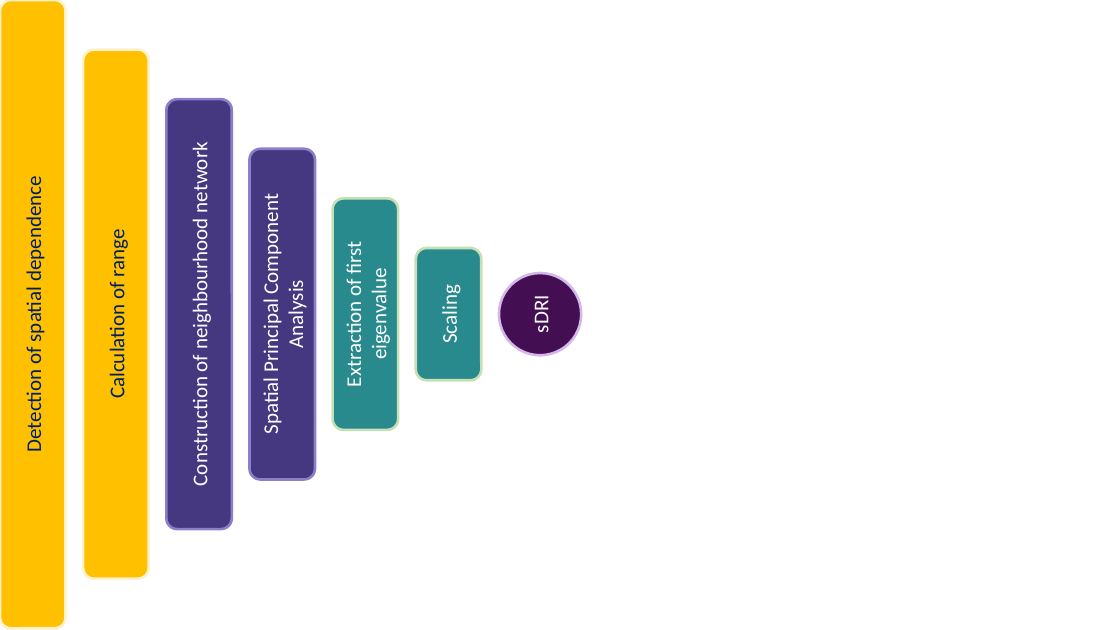
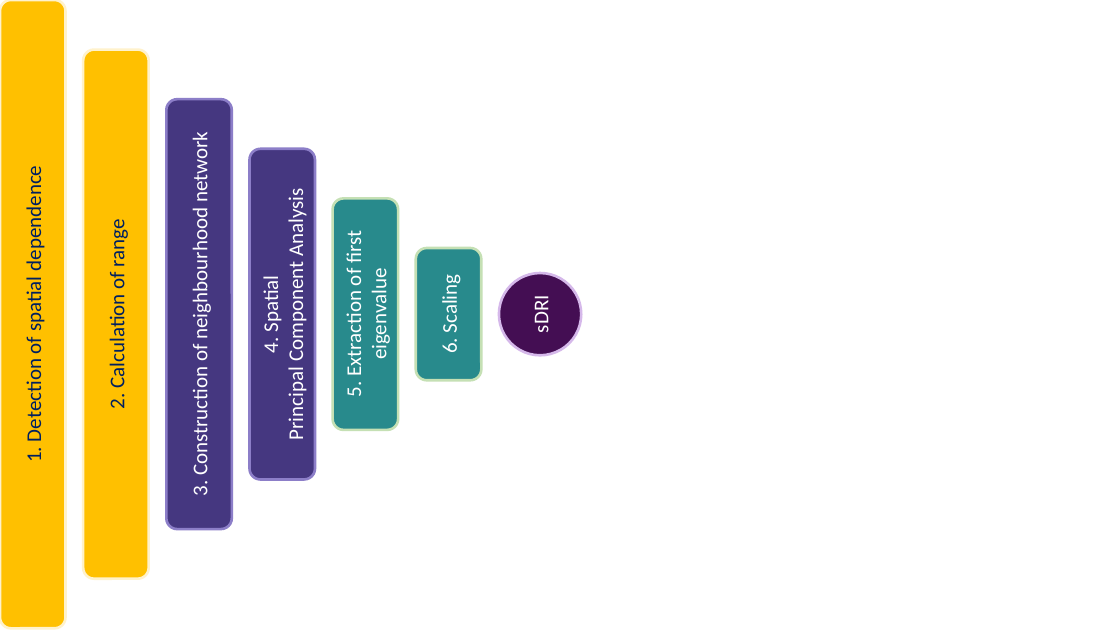
Before and after one commit to IsidroHidalgo/PosterXIJornadasDoctorado, a slide deck: slide 1 of PNG/utils/Methodology.pptx (slide 2 before the commit). Drawn at 1120x630 pixels with LibreOffice and Linux fonts; fonts in the diff are those of the drawing. Boxes give left, top, right and bottom in pixels: in the first picture for what was removed or moved away, otherwise in the second. Text is boxed around its words. In the diff, an @@ line names an element or a change of style, - is before the commit and + after.

```diff
--- a/PNG/utils/Methodology.pptx
+++ b/PNG/utils/Methodology.pptx
@@ text in rounded rectangle at (187, 139, 213, 495): text changed @@
-Construction of neighbourhood network
+3. Construction of neighbourhood network
@@ text in rounded rectangle at (21, 176, 47, 460): text changed @@
-Detection of spatial dependence
+1. Detection of spatial dependence
@@ text in rounded rectangle at (258, 194, 309, 439): text changed @@
-Spatial Principal Component Analysis
+4. Spatial
+Principal Component Analysis
@@ text in rounded rectangle at (104, 223, 130, 408): text changed @@
-Calculation of range
+2. Calculation of range
@@ text in rounded rectangle at (341, 234, 392, 396): text changed @@
-Extraction of first eigenvalue
+5. Extraction of first eigenvalue
@@ text in rounded rectangle at (437, 279, 463, 352): text changed @@
-Scaling
+6. Scaling
```
Also in this commit, not shown: 1 slide removed, 3 other files.
